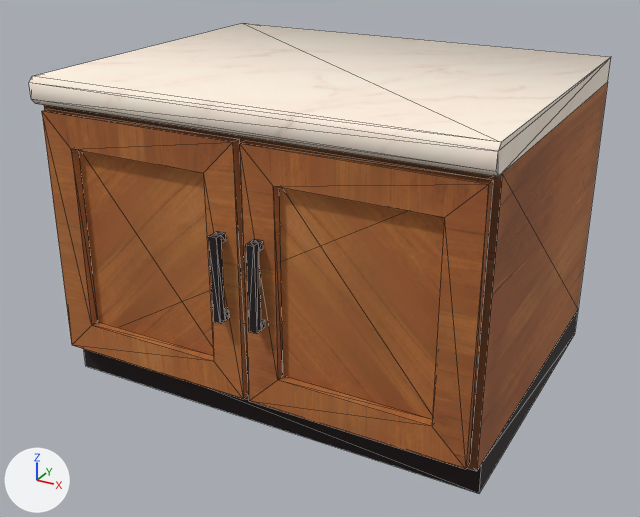
The glTF model assets/scene/models/Counter.glb as it was, and as the next commit left it.
Before and after are seen from a camera (50 mm lens) standing at (1.261, -2.393, 1.548) and looking at (-0.01, -0.081, 0.392). The axes (+X, +Y, +Z) are drawn at lower left. The lights are the same throughout. The first picture is the older version. Mesh edges are drawn as thin lines. Objects named as collision shapes, trigger or cutter boxes, shadow casters or lower levels of detail are left out. Where no turn or scale is listed for an object, it has been applied to the vertices. Vertices at exactly the same position are counted once.

Script lines for the objects in view, before the commit:
```python
me_cube_007 = bpy.data.meshes.new('Cube.007')
me_cube_007.from_pydata(...)  # 98 vertices, 146 faces; spans x -0.7..0.7, y -0.593..0.55, z 0.0..1.0
# faces by material slot: [60, 2, 20, 64]
me_cube_007.materials.append(mat_woodlight)  # picture img_wood
me_cube_007.materials.append(mat_wooddark)  # picture img_wooddark
me_cube_007.materials.append(mat_marble)  # picture img_marble
me_cube_007.materials.append(mat_metallic)  # picture img_textureatlas
ob_counter = bpy.data.objects.new('Counter', me_cube_007)
ob_counter.location = (0.0, 0.0, 0.0)
```
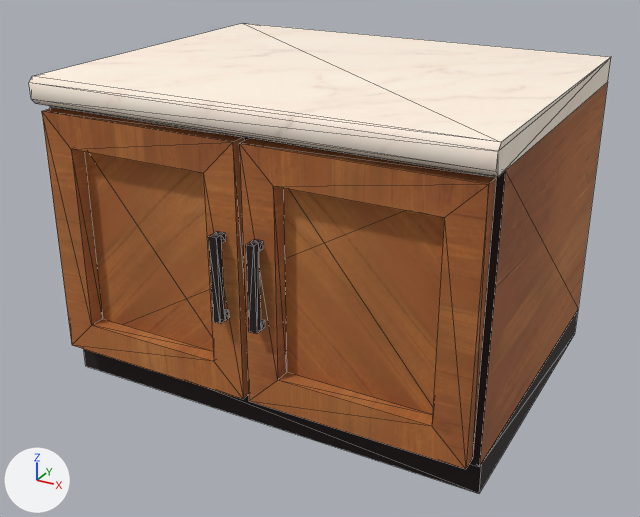
What differs and where, as boxes (x1, y1, x2, y2) in the pictures (640 x 517 px; the box of a moved part takes in the faces that stretch with it):
part 1 of me_cube_007, moved or reshaped
    before: (44, 58, 611, 470)
    after: (44, 58, 611, 468)
part 2 of me_cube_007, surface changed
    both: (42, 106, 604, 467)
part 3 of me_cube_007, recoloured
    both: (50, 106, 502, 466)

The change, as a diff of the scene's bpy script:
```diff
--- a/assets/scene/models/Counter.glb.py
+++ b/assets/scene/models/Counter.glb.py
@@ me_cube_007 @@
 # used by ob_counter; location = (0.0, 0.0, 0.0)
-me_cube_007.from_pydata(...)  # 98 vertices, 146 faces; spans x -0.7..0.7, y -0.593..0.55, z 0.0..1.0
+me_cube_007.from_pydata(...)  # 96 vertices, 146 faces; spans x -0.7..0.7, y -0.593..0.55, z 0.0..1.0
+# me_cube_007 part 1
+# 2 vertices are removed from x -0.7..0.7, y 0.55, z 0.92
+# 8 faces are deleted
+# 20 vertices in x -0.7..0.7, y -0.522..-0.52, z 0.1..0.92 move by (0.0, 0.022, 0.0)
+# 8 new faces join them, mat_marble (picture img_marble)
+# me_cube_007 part 2: 44 kept faces spanning x -0.7..0.7, y -0.55..0.55, z 0.1..0.92 get new texture (UV) coordinates
+# me_cube_007 part 3: 2 faces spanning x -0.7..0.7, y -0.498, z 0.1..0.92 switch from mat_wooddark (picture img_wooddark) to mat_metallic (picture img_textureatlas)
 me_cube_007.materials.append(mat_woodlight)
```
